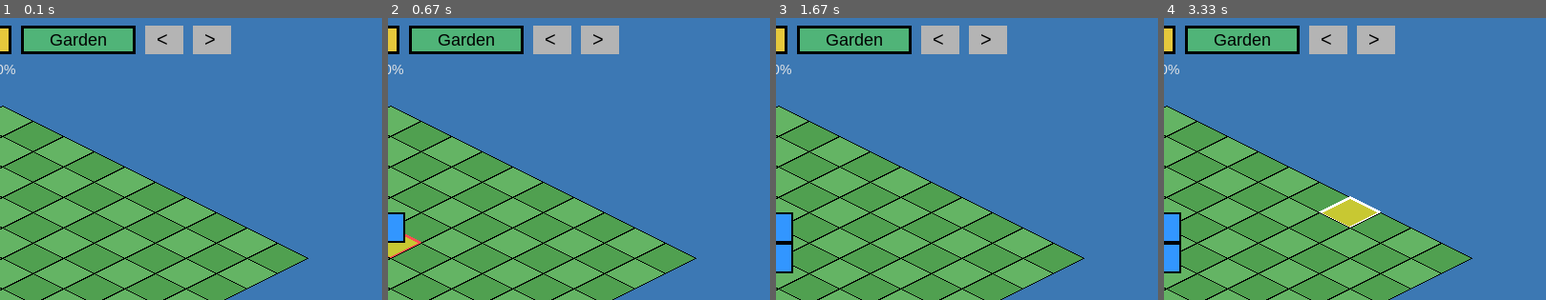
Above: before the commit, frames 1-4 (left to right).
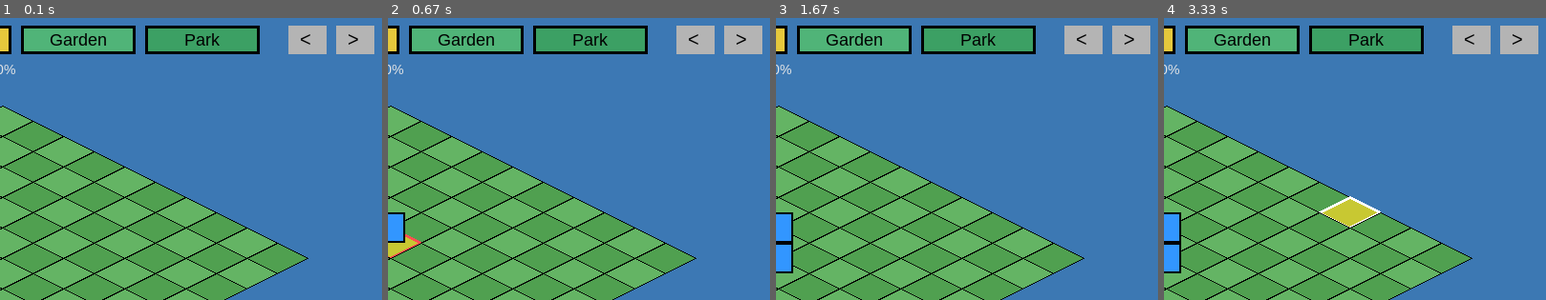
Above: after the commit, the same moments.

Repository: tdimnet/learn-pygame-by-doing
Game: pygame game, started from app.py
The game is run twice, just before and just after one commit, with the same random seed, the same clock (stepped at 60 frames per second) and the same inputs.
Inputs (mouse positions are % of the whole screen's width and height, from its top left):
- Up to frame 1 (0.1 s): no input
- Up to frame 2 (0.67 s): click (50, 49) at 0.38 s
- Up to frame 3 (1.67 s): click (50, 56) at 0.72 s; click (19, 34) at 1.05 s; click (24, 12) at 1.38 s
- Up to frame 4 (3.33 s): click (14, 46) at 1.72 s; click (45, 76) at 2.05 s; click (47, 32) at 2.38 s; click (36, 28) at 2.72 s; click (76, 41) at 3.05 s
The pictures show only the part of the screen within x 50-100%, y 6-56%; the shares and areas given below are measured in that part.

The runs differ from the first frame. In frame 1, 5.1% of the frame differs, in the area x 38-98%, y 2-13%; in frame 2, 5.1%; in frame 3, 5.1%; in frame 4, 5.1%.

Commit message:
Add park

Diff:
--- a/app.py
+++ b/app.py
@@ -48,7 +48,14 @@
         "gold_production": 0,
         "power_production": 0,
         "pop_consume": 0,
-    }
+    },
+    "park": {
+        "cost": 80,
+        "pop_production": 1,
+        "gold_production": 0,
+        "power_production": 0,
+        "pop_consume": 0,
+    },
 }
 
 MILESTONES = [
@@ -313,7 +320,8 @@
         "house": (50, 150, 255),
         "factory": (200, 60, 60),
         "powerplant": (230, 200, 60),
-        "garden" : (80, 180, 120)
+        "garden" : (80, 180, 120),
+        "park": (60, 160, 100)
     }
     color = colors[btype]
 
@@ -327,6 +335,10 @@
         scale = 1.0 + (pop_time / base_duration) * 0.25
     else:
         scale = 1.0
+
+    if btype == "park":
+        building_width = int((TILE_WIDTH // 2) * 1.2)
+        building_height = int(TILE_HEIGHT * 0.8)
 
     building_width = int((TILE_WIDTH // 2) * scale)
     building_height = int(TILE_HEIGHT * scale)
@@ -386,6 +398,7 @@
         {"type": "factory",    "rect": pygame.Rect(140, 50, 120, 30), "color": (200, 60, 60)},
         {"type": "powerplant", "rect": pygame.Rect(270, 50, 140, 30), "color": (230, 200, 60)},
         {"type": "garden", "rect": pygame.Rect(420, 50, 120, 30), "color": (80, 180, 120)},
+        {"type": "park", "rect": pygame.Rect(550, 50, 120, 30), "color": (60, 160, 100)},
     ]
     selected_building = "house"
 
@@ -397,8 +410,8 @@
 
     pop_effect = [[0 for _ in range(GRID_HEIGHT)] for _ in range(GRID_WIDTH)]
 
-    prev_city_button = pygame.Rect(550, 50, 40, 30)
-    next_city_button = pygame.Rect(600, 50, 40, 30)
+    prev_city_button = pygame.Rect(700, 50, 40, 30)
+    next_city_button = pygame.Rect(750, 50, 40, 30)
 
     loaded = load_game()
     if loaded:
@@ -475,6 +488,7 @@
                 house_count = 0
                 factory_count = 0
                 garden_count = 0
+                park_count = 0
 
                 for gx in range(GRID_WIDTH):
                     for gy in range(GRID_HEIGHT):
@@ -494,12 +508,17 @@
                             factory_count += 1
                         elif b == "garden":
                             garden_count += 1
+                        elif b == "park":
+                            park_count += 1
+
+                effective_factories = max(0, factory_count - park_count)
 
                 harmony = c.get("harmony", 50)
                 delta = (
                     2.0 * garden_count +
+                    5.0 * park_count +
                     0.5 * house_count -
-                    1.0 * factory_count
+                    1.0 * effective_factories
                 ) * 0.05
 
                 harmony += delta
@@ -606,6 +625,15 @@
                     draw_iso_outline(screen, gx, gy, offset, outline_color, 3)
 
                 if grid[gx][gy] == "garden" and city().get("harmony", 50) >= 70:
+                    draw_garden_halo(
+                        screen,
+                        gx,
+                        gy,
+                        offset,
+                        pygame.time.get_ticks() / 1000.0
+                    )
+
+                if grid[gx][gy] == "park" and city().get("harmony", 50) >= 75:
                     draw_garden_halo(
                         screen,
                         gx,
